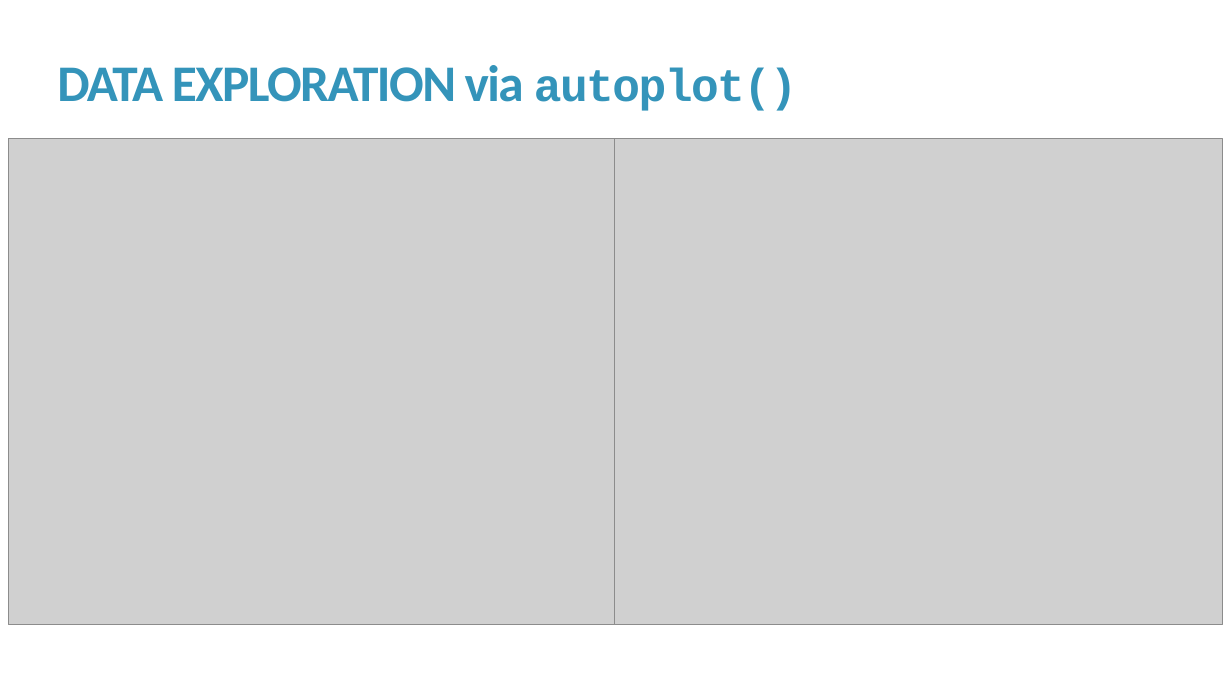
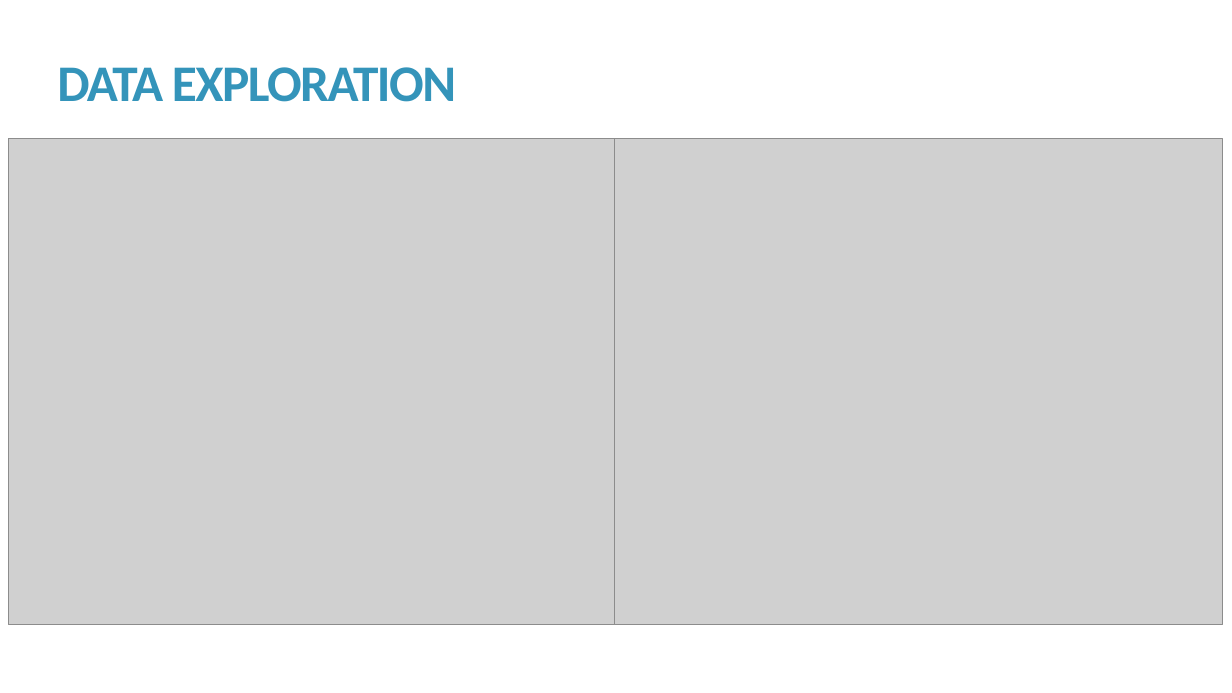
Before and after one commit to kmprioliPROF/MAT_8444_Final_Project, a slide deck: slide 6 of Prioli_Final_Proj.pptx. Drawn at 1232x693 pixels with LibreOffice and Linux fonts; fonts in the diff are those of the drawing; grey boxes stand for pictures. Boxes give left, top, right and bottom in pixels: in the first picture for what was removed or moved away, otherwise in the second. Text is boxed around its words. In the diff, an @@ line names an element or a change of style, - is before the commit and + after.

```diff
--- a/Prioli_Final_Proj.pptx
+++ b/Prioli_Final_Proj.pptx
@@ title at (57,67,456,102): text changed @@
-DATA EXPLORATION via autoplot()
+DATA EXPLORATION
```
Also in this commit, not shown: 3 other slides changed, 1 slide removed, 1 other file.
